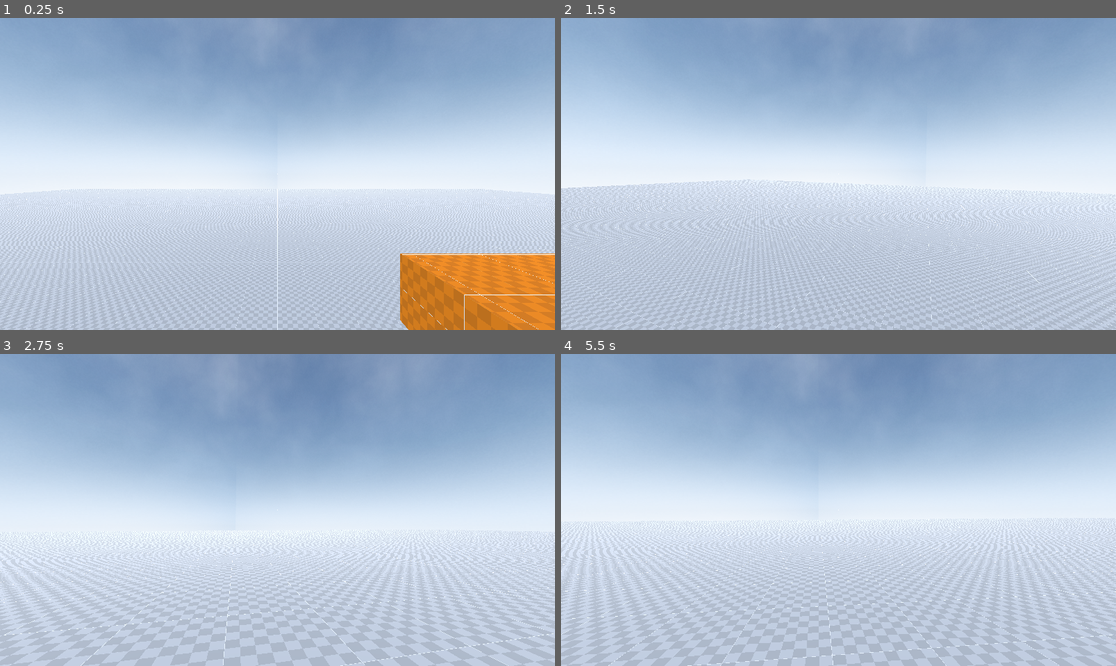
Above: before the commit, frames 1-4 (two rows, left to right).
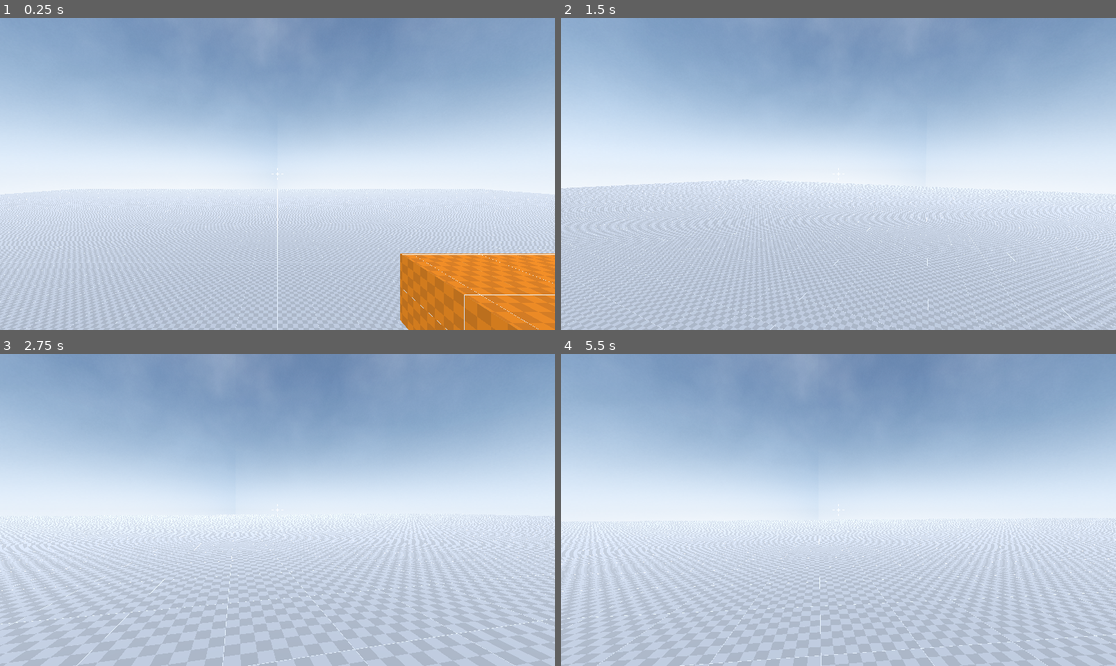
Above: after the commit, the same moments.

Repository: Emaleth/Anathema_old
Game: Godot game, scene res://world.tscn
Two runs of this game, one before a commit and one after it. Both use one fixed random seed, a clock stepped at 60 frames per second and the inputs below.
Inputs (mouse positions are in pixels of both pictures, inside the frame that each line leads up to):
- Up to frame 1 (0.25 s): no input
- Up to frame 2 (1.5 s): move the mouse to (866, 174) at 0.52 s; hold C (crouch) 0.53-1.28 s; hold W (move_forward) from 0.53 s (still down); click (866, 174) at 0.67 s; tap Space (jump) at 0.77 s; move the mouse to (810, 174) at 1.27 s; tap C (crouch) at 1.35 s; click (810, 174) at 1.42 s
- Up to frame 3 (2.75 s): keep holding W (move_forward); tap Space (jump) at 1.52 s; move the mouse to (288, 503) at 2.02 s; hold C (crouch) from 2.03 s (still down); click (288, 503) at 2.1 s
- Up to frame 4 (5.5 s): keep holding W (move_forward); move the mouse to (832, 516) at 2.77 s; release C (crouch) at 2.78 s; right-click (832, 516) at 2.85 s; click (832, 516) at 2.92 s; tap Space (jump) at 3.02, 3.77, 4.52 s; tap C (crouch) at 3.05, 3.8, 4.35 s; move the mouse to (877, 513) at 3.52 s; hold Shift (sprint) 3.53-4.28 s; click (877, 513) at 3.67 s; move the mouse to (794, 506) at 4.27 s; click (794, 506) at 4.42 s; move the mouse to (844, 510) at 5.02 s; hold C (crouch) from 5.03 s (still down); click (844, 510) at 5.17 s

The runs differ from the first frame. In frame 1, less than 0.1% of the frame differs, in the area x 48-52%, y 48-52%; in frame 2, 6.8%; in frame 3, 12%; in frame 4, 12%, in the area x 0-100%, y 48-100%.

Commit message:
Changes to be committed: 	new file:   assets/crosshairs/crosshair003.png 	new file:   assets/crosshairs/crosshair003.png.import 	modified:   source/actors/player/player.gd 	modified:   source/actors/player/player.tscn 	modified:   world.tscn

Diff:
--- a/source/actors/player/player.gd
+++ b/source/actors/player/player.gd
@@ -42,25 +42,33 @@
 @onready var feet_raycast := $RayCast3D
 @onready var viewport_size : Vector2 = get_viewport().size
 
-var head_tilt := 0.0
 var last_in_air_velocity := 0.0
-
+var mouse_motion_event_relative_x := 0.0
+var mouse_motion_event_relative_y := 0.0
+var direction := Vector3.ZERO
+@export var crouched := false
 
 func _ready():
 	Input.mouse_mode = Input.MOUSE_MODE_CAPTURED
 
 
 func _physics_process(delta):
+	get_direction()
 	check_is_on_floor(delta)
+	rotate_camera()
+	rotate_player()
 	tilt_head()
 	footsteps()
+	reset_mouse_motion_event_relative()
 
 	if not is_on_floor():
 		velocity.y -= gravity * delta
 
 	if Input.is_action_pressed("crouch") and is_on_floor():
 		crouching = true
+		if not crouched: animation_player.play("crouch")
 	else:
+		if crouched: animation_player.play("stand")
 		crouching = false
 
 	if Input.is_action_pressed("jump") and grounded:
@@ -72,8 +80,6 @@
 	if is_on_floor() and last_in_air_velocity < 0:
 		animation_player.play("land")
 		last_in_air_velocity = 0
-	var input_dir = Input.get_vector("move_left", "move_right", "move_forward", "move_backward")
-	var direction = (transform.basis * Vector3(input_dir.x, 0, input_dir.y)).normalized()
 	if direction:
 		velocity.x = direction.x * current_speed
 		velocity.z = direction.z * current_speed
@@ -98,12 +104,22 @@
 			else:
 				current_speed = RUNNING_SPEED
 
+
 func _input(event):
 	if event is InputEventMouseMotion:
-		rotate_camera(event.relative.y)
-		rotate_player(event.relative.x)
-		if abs(event.relative.x / viewport_size.x) > Settings.head_tilt_deadzone:
-			head_tilt = -event.relative.x
+		mouse_motion_event_relative_x = event.relative.x
+		mouse_motion_event_relative_y = event.relative.y
+
+
+func get_direction():
+	direction = Vector3.ZERO
+	var input_dir = Input.get_vector("move_left", "move_right", "move_forward", "move_backward")
+	direction = (transform.basis * Vector3(input_dir.x, 0, input_dir.y)).normalized()
+
+
+func reset_mouse_motion_event_relative():
+		mouse_motion_event_relative_x = 0
+		mouse_motion_event_relative_y = 0
 
 
 func check_is_on_floor(delta):
@@ -124,16 +140,18 @@
 			last_step_position = Vector2(position.x, position.z)
 
 
-func rotate_camera(event_relative_y : float):
-	head.rotate_x(event_relative_y * Settings.mouse_sensitivity * -1)
+func rotate_camera():
+	head.rotate_x(mouse_motion_event_relative_y * Settings.mouse_sensitivity * -1)
 	head.rotation_degrees.x = clamp(head.rotation_degrees.x, -90, 90)
 
 
-func rotate_player(event_relative_x : float):
-	rotate_y(event_relative_x * Settings.mouse_sensitivity * -1)
+func rotate_player():
+	rotate_y(mouse_motion_event_relative_x * Settings.mouse_sensitivity * -1)
 	rotation_degrees.y = wrap(rotation_degrees.y, -180, 180)
 
 
 func tilt_head():
+	var head_tilt := 0.0
+	if abs(mouse_motion_event_relative_x / viewport_size.x) > Settings.head_tilt_deadzone:
+		head_tilt = -mouse_motion_event_relative_x
 	head.rotation_degrees.z = lerp(head.rotation_degrees.z, HEAD_TILT_DEGREES * sign(head_tilt), 0.1)
-	head_tilt = 0.0
--- a/source/actors/player/player.tscn
+++ b/source/actors/player/player.tscn
@@ -1,6 +1,7 @@
-[gd_scene load_steps=8 format=3 uid="uid://cruro5nbk2ds"]
+[gd_scene load_steps=12 format=3 uid="uid://cruro5nbk2ds"]
 
 [ext_resource type="Script" path="res://source/actors/player/player.gd" id="1_k454m"]
+[ext_resource type="Material" uid="uid://b5m5fyxd5eph1" path="res://assets/materials/green.tres" id="2_qg5ep"]
 
 [sub_resource type="CapsuleShape3D" id="CapsuleShape3D_sq2cy"]
 radius = 0.3
@@ -36,6 +37,42 @@
 "update": 0,
 "values": [Vector3(0, 0, 0)]
 }
+tracks/2/type = "value"
+tracks/2/imported = false
+tracks/2/enabled = true
+tracks/2/path = NodePath("MeshInstance3D:position")
+tracks/2/interp = 1
+tracks/2/loop_wrap = true
+tracks/2/keys = {
+"times": PackedFloat32Array(0),
+"transitions": PackedFloat32Array(1),
+"update": 0,
+"values": [Vector3(0, 0.9, 0)]
+}
+tracks/3/type = "value"
+tracks/3/imported = false
+tracks/3/enabled = true
+tracks/3/path = NodePath("MeshInstance3D:mesh:height")
+tracks/3/interp = 1
+tracks/3/loop_wrap = true
+tracks/3/keys = {
+"times": PackedFloat32Array(0),
+"transitions": PackedFloat32Array(1),
+"update": 0,
+"values": [1.8]
+}
+tracks/4/type = "value"
+tracks/4/imported = false
+tracks/4/enabled = true
+tracks/4/path = NodePath(".:crouched")
+tracks/4/interp = 1
+tracks/4/loop_wrap = true
+tracks/4/keys = {
+"times": PackedFloat32Array(0),
+"transitions": PackedFloat32Array(1),
+"update": 1,
+"values": [true]
+}
 
 [sub_resource type="Animation" id="Animation_ofuhs"]
 resource_name = "jump"
@@ -93,15 +130,102 @@
 "values": [Vector3(0, 0, 0), Vector3(-0.0872665, 0, 0), Vector3(0, 0, 0)]
 }
 
+[sub_resource type="Animation" id="Animation_sv4iq"]
+resource_name = "crouch"
+length = 0.2
+tracks/0/type = "value"
+tracks/0/imported = false
+tracks/0/enabled = true
+tracks/0/path = NodePath("MeshInstance3D:position")
+tracks/0/interp = 1
+tracks/0/loop_wrap = true
+tracks/0/keys = {
+"times": PackedFloat32Array(0, 0.2),
+"transitions": PackedFloat32Array(1, 1),
+"update": 0,
+"values": [Vector3(0, 0.9, 0), Vector3(0, 0.625, 0)]
+}
+tracks/1/type = "value"
+tracks/1/imported = false
+tracks/1/enabled = true
+tracks/1/path = NodePath("MeshInstance3D:mesh:height")
+tracks/1/interp = 1
+tracks/1/loop_wrap = true
+tracks/1/keys = {
+"times": PackedFloat32Array(0, 0.2),
+"transitions": PackedFloat32Array(1, 1),
+"update": 0,
+"values": [1.8, 1.25]
+}
+tracks/2/type = "value"
+tracks/2/imported = false
+tracks/2/enabled = true
+tracks/2/path = NodePath(".:crouched")
+tracks/2/interp = 1
+tracks/2/loop_wrap = true
+tracks/2/keys = {
+"times": PackedFloat32Array(0.2),
+"transitions": PackedFloat32Array(1),
+"update": 1,
+"values": [true]
+}
+
+[sub_resource type="Animation" id="Animation_fx4sc"]
+resource_name = "stand"
+length = 0.2
+tracks/0/type = "value"
+tracks/0/imported = false
+tracks/0/enabled = true
+tracks/0/path = NodePath("MeshInstance3D:position")
+tracks/0/interp = 1
+tracks/0/loop_wrap = true
+tracks/0/keys = {
+"times": PackedFloat32Array(0, 0.2),
+"transitions": PackedFloat32Array(1, 1),
+"update": 0,
+"values": [Vector3(0, 0.625, 0), Vector3(0, 0.9, 0)]
+}
+tracks/1/type = "value"
+tracks/1/imported = false
+tracks/1/enabled = true
+tracks/1/path = NodePath("MeshInstance3D:mesh:height")
+tracks/1/interp = 1
+tracks/1/loop_wrap = true
+tracks/1/keys = {
+"times": PackedFloat32Array(0, 0.2),
+"transitions": PackedFloat32Array(1, 1),
+"update": 0,
+"values": [1.25, 1.8]
+}
+tracks/2/type = "value"
+tracks/2/imported = false
+tracks/2/enabled = true
+tracks/2/path = NodePath(".:crouched")
+tracks/2/interp = 1
+tracks/2/loop_wrap = true
+tracks/2/keys = {
+"times": PackedFloat32Array(0.2),
+"transitions": PackedFloat32Array(1),
+"update": 1,
+"values": [false]
+}
+
 [sub_resource type="AnimationLibrary" id="AnimationLibrary_twy8m"]
 _data = {
 "RESET": SubResource("Animation_ftmxe"),
+"crouch": SubResource("Animation_sv4iq"),
 "jump": SubResource("Animation_ofuhs"),
-"land": SubResource("Animation_2rupx")
-}
+"land": SubResource("Animation_2rupx"),
+"stand": SubResource("Animation_fx4sc")
+}
+
+[sub_resource type="CapsuleMesh" id="CapsuleMesh_ekk3i"]
+radius = 0.3
+height = 1.8
 
 [node name="Player" type="CharacterBody3D"]
 script = ExtResource("1_k454m")
+crouched = true
 
 [node name="StandingCollisionShape" type="CollisionShape3D" parent="."]
 transform = Transform3D(1, 0, 0, 0, 1, 0, 0, 0, 1, 0, 0.9, 0)
@@ -138,3 +262,8 @@
 
 [node name="RayCast3D" type="RayCast3D" parent="."]
 target_position = Vector3(0, -0.1, 0)
+
+[node name="MeshInstance3D" type="MeshInstance3D" parent="."]
+transform = Transform3D(1, 0, 0, 0, 1, 0, 0, 0, 1, 0, 0.9, 0)
+material_override = ExtResource("2_qg5ep")
+mesh = SubResource("CapsuleMesh_ekk3i")
--- a/world.tscn
+++ b/world.tscn
@@ -3,8 +3,8 @@
 [ext_resource type="PackedScene" uid="uid://cruro5nbk2ds" path="res://source/actors/player/player.tscn" id="1_fnffb"]
 [ext_resource type="Material" uid="uid://bxjk8g7oqv63i" path="res://assets/materials/light.tres" id="1_iddo6"]
 [ext_resource type="Material" uid="uid://cms78nc73istx" path="res://assets/materials/orange.tres" id="3_5gc0g"]
-[ext_resource type="Texture2D" uid="uid://bnxaqtlvuwu43" path="res://assets/crosshairs/crosshair001.png" id="3_aeo84"]
 [ext_resource type="Texture2D" uid="uid://q1xumeifxf2b" path="res://assets/textures/skyfinal.png" id="4_2glq5"]
+[ext_resource type="Texture2D" uid="uid://ck4au80p8sdyc" path="res://assets/crosshairs/crosshair003.png" id="5_mlso6"]
 
 [sub_resource type="PanoramaSkyMaterial" id="PanoramaSkyMaterial_n8ane"]
 panorama = ExtResource("4_2glq5")
@@ -75,5 +75,5 @@
 [node name="Crosshair" type="TextureRect" parent="UserInterface/MarginContainer/CenterContainer"]
 custom_minimum_size = Vector2(32, 32)
 layout_mode = 2
-texture = ExtResource("3_aeo84")
+texture = ExtResource("5_mlso6")
 expand_mode = 1
Binary file added: assets/crosshairs/crosshair003.png
Not shown, added: assets/crosshairs/crosshair003.png.import
